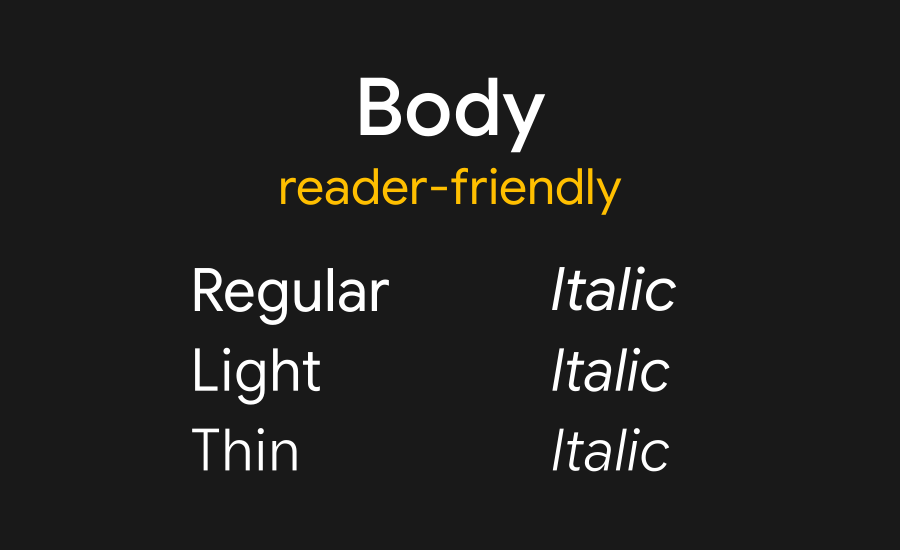
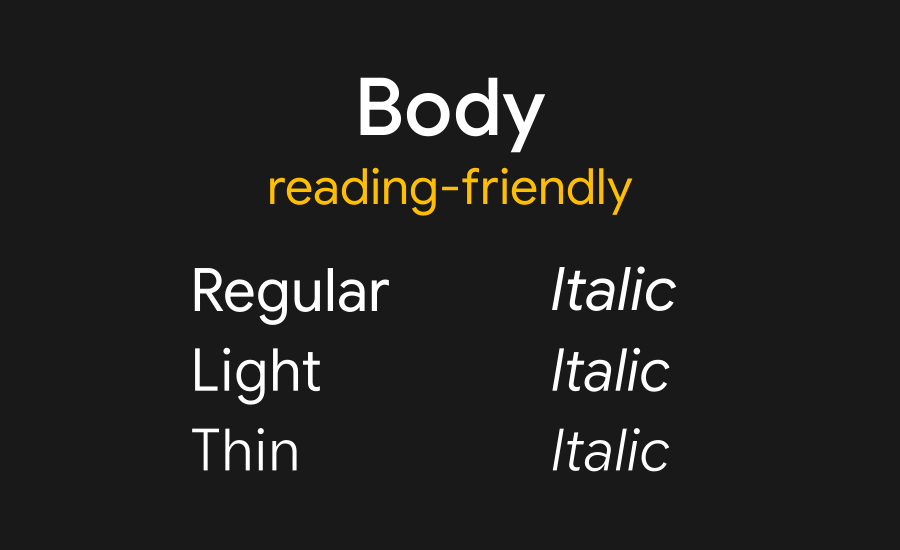
Comparing the layer stacks of the two 900×550 images. Changes:
renamed "reader-friendly" to "reading-friendly", painted on it over [270, 167, 633, 216]
